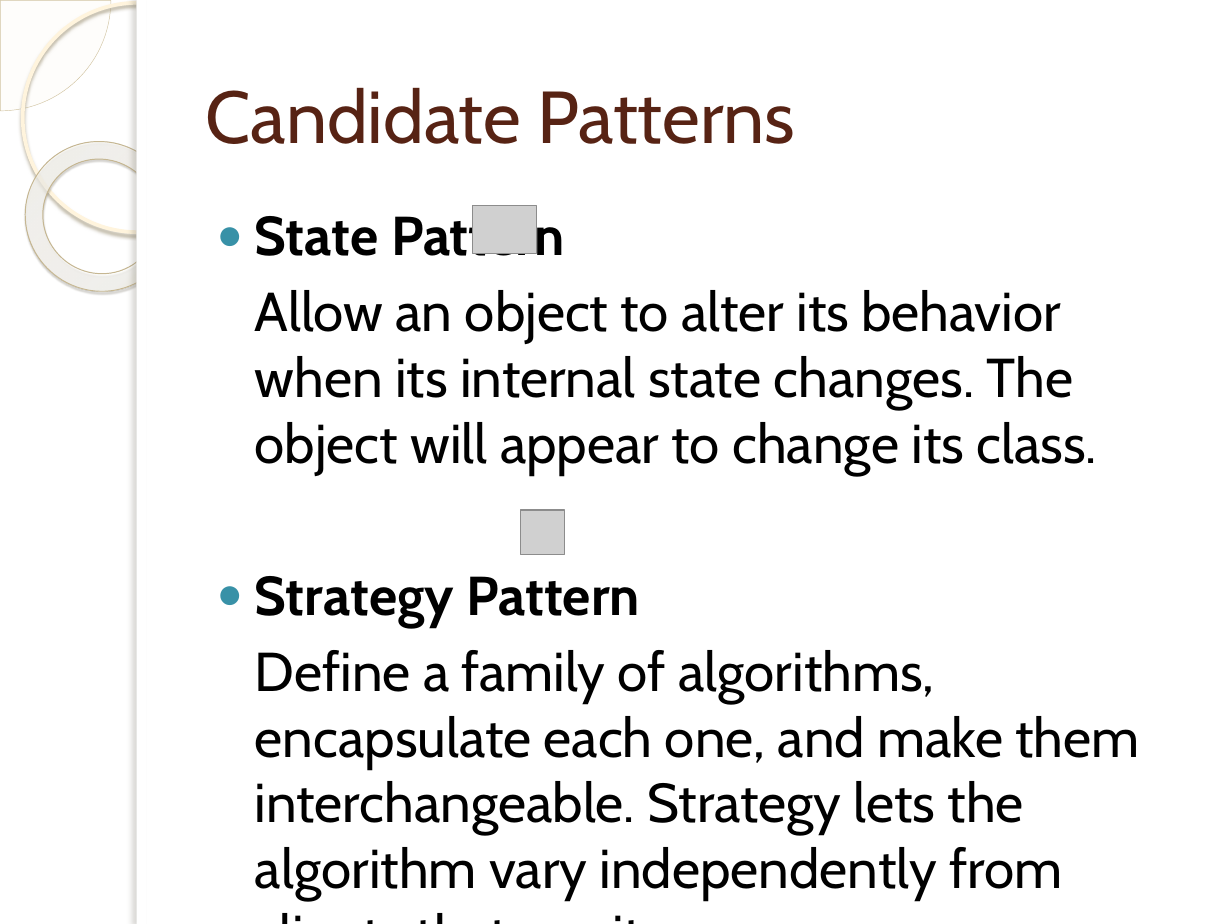
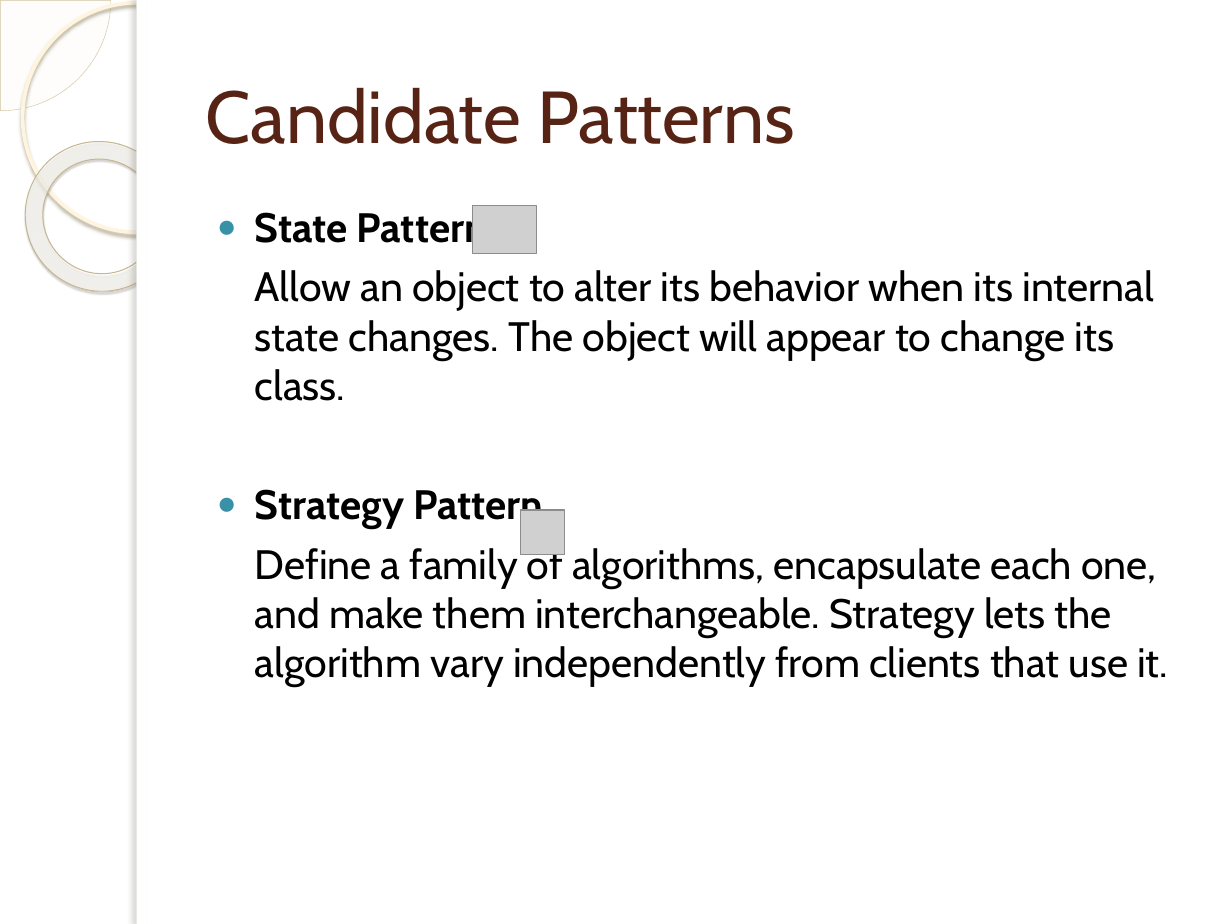
Before and after one commit to Kevin-Han/iss-oodp-pt03-wmcs, a slide deck: slide 3 of WMCS/docs/OODP_CA_PT03.pptx. Drawn at 1232x924 pixels with LibreOffice and Linux fonts; fonts in the diff are those of the drawing; grey boxes stand for pictures; background and template pictures are left out. Boxes give left, top, right and bottom in pixels: in the first picture for what was removed or moved away, otherwise in the second. Text is boxed around its words. In the diff, an @@ line names an element or a change of style, - is before the commit and + after.

```diff
--- a/WMCS/docs/OODP_CA_PT03.pptx
+++ b/WMCS/docs/OODP_CA_PT03.pptx
@@ text "State Pattern" at bbox=[255, 208, 1168, 687]: size 32 to 24 pt @@
```
Also in this commit, not shown: 3 other slides changed.
